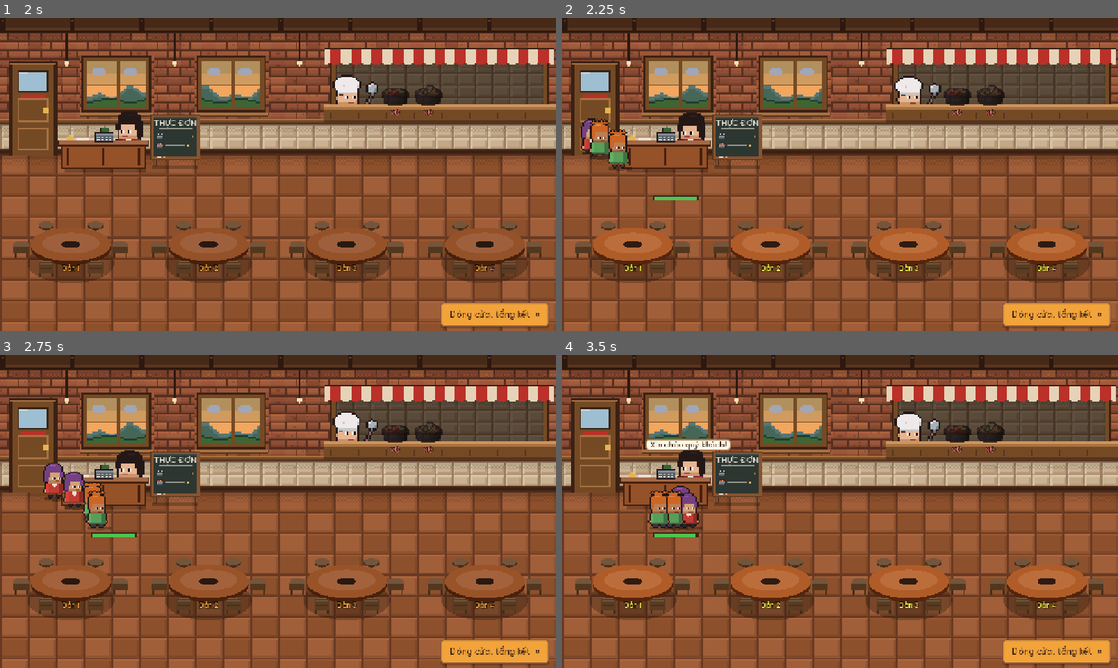
Above: before the commit, frames 1-4 (two rows, left to right).
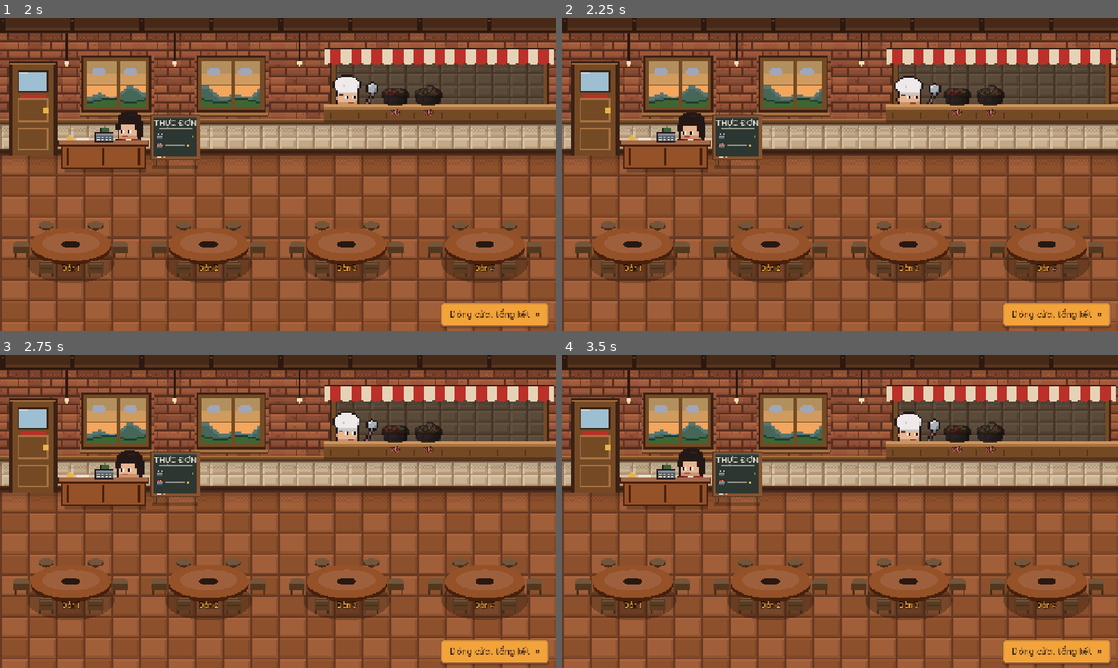
Above: after the commit, the same moments.

Repository: Znoywho/HotPot_SUNSUT
Game: Godot game, scene res://scenes/sell/sell_phase.tscn
Same seed, same stepped clock (60 frames per second), same inputs: the game is played once before the commit and once after it. This scene is started directly instead of the project's main scene.
Inputs (mouse positions are in pixels of both pictures, inside the frame that each line leads up to):
- Up to frame 1 (2 s): click "Đóng cửa, tổng kết »" at 0.5 s; click "Đóng cửa, tổng kết »" at 1.25 s
- Up to frame 2 (2.25 s): click "Đóng cửa, tổng kết »" at 2 s
- Up to frame 3 (2.75 s): no input
- Up to frame 4 (3.5 s): drag from (739, 477) to (895, 442) at 2.77 s

Frame 1 is identical in both runs. In frame 2, 5.8% of the frame differs, in the area x 3-95%, y 32-81%; in frame 3, 1.5%; in frame 4, 6.5%, in the area x 5-95%, y 26-81%.

Commit message:
[Cần Tuấn xem] Bán hàng: ngày đầu khách thưa (12s, giảm dần tới 6s ở ngày 5), hết lẩu thì ngừng đón khách

Diff:
--- a/scenes/sell/sell_phase.gd
+++ b/scenes/sell/sell_phase.gd
@@ -15,7 +15,11 @@
 const TIP_MIN := 0.03
 const TIP_MAX := 0.07
 const BASE_EATING_TIME := 8.0
-const SPAWN_INTERVAL := 6.0 ## Giây giữa hai nhóm khách (chia cho customer_multiplier).
+## Giây giữa hai nhóm khách: ngày 1 thưa cho người mới làm quen, mỗi ngày dày thêm, tới ngày 5 thì đạt mức nhanh nhất.
+## Mô phỏng ngày 1 (người mới, 4 bàn): 6s -> ~6,5 nhóm bỏ về; 12s -> ~0,1 nhóm, doanh thu chỉ giảm ~11%.
+const SPAWN_INTERVAL_START := 12.0
+const SPAWN_INTERVAL_MIN := 6.0
+const SPAWN_INTERVAL_STEP := 1.5 ## Mỗi ngày nhanh thêm bao nhiêu giây.
 const CUSTOMER_WAIT := 20.0 ## Kiên nhẫn chờ món sau khi đã ngồi.
 const QUEUE_WAIT := 25.0 ## Kiên nhẫn chờ được xếp bàn ở quầy lễ tân.
 const MAX_QUEUE := 2 ## Số nhóm đứng chờ tối đa (chỗ trước quầy + cạnh cửa).
@@ -65,6 +69,7 @@
 var tables: Array[TableNode] = []
 var cart := Cart.new()
 var _spawn_timer := 2.0
+var _sold_out_notified := false ## Đã báo "hết lẩu, ngừng đón khách" (báo 1 lần mỗi đợt hết).
 var _negotiating: TableNode = null
 var _stage: Control
 var _pass: KitchenPass
@@ -105,10 +110,9 @@
 
 
 func _process(delta: float) -> void:
-	var spawn_interval := SPAWN_INTERVAL / maxf(0.2, GameState.customer_multiplier)
 	_spawn_timer -= delta
 	if _spawn_timer <= 0.0:
-		_spawn_timer = spawn_interval
+		_spawn_timer = spawn_interval_for(GameState.day, GameState.customer_multiplier)
 		_try_spawn_group()
 	_tick_queue(delta)
 	_tick_mess(delta)
@@ -309,9 +313,22 @@
 
 # --- Nhóm khách tới, xếp hàng chờ ---------------------------------------------------
 
+## Giây giữa hai nhóm khách: interval(d) = max(MIN, START − STEP × (d − 1)) / customer_multiplier.
+static func spawn_interval_for(day: int, multiplier: float) -> float:
+	var base := maxf(SPAWN_INTERVAL_MIN, SPAWN_INTERVAL_START - SPAWN_INTERVAL_STEP * (day - 1))
+	return base / maxf(0.2, multiplier)
+
+
 func _try_spawn_group() -> void:
 	if _queue.size() >= MAX_QUEUE or _seats.is_empty():
 		return
+	# Hết sạch lẩu thì không đón thêm khách (trước đây khách vẫn vào rồi bỏ về hàng loạt, trừ sao liên tục).
+	if _best_in_stock() == null and cart.carrying_broth_id == "":
+		if not _sold_out_notified:
+			_sold_out_notified = true
+			_notify("Hết sạch lẩu rồi, quán tạm ngừng đón khách mới.", Color("ffccbc"))
+		return
+	_sold_out_notified = false
 	var broth := _random_unlocked_broth()
 	if broth == null:
 		return
